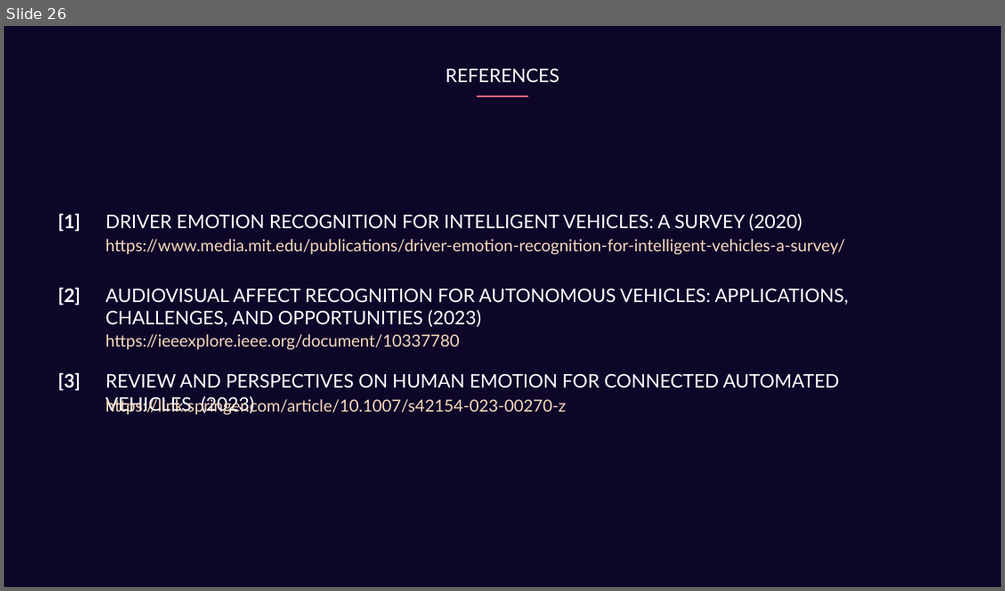
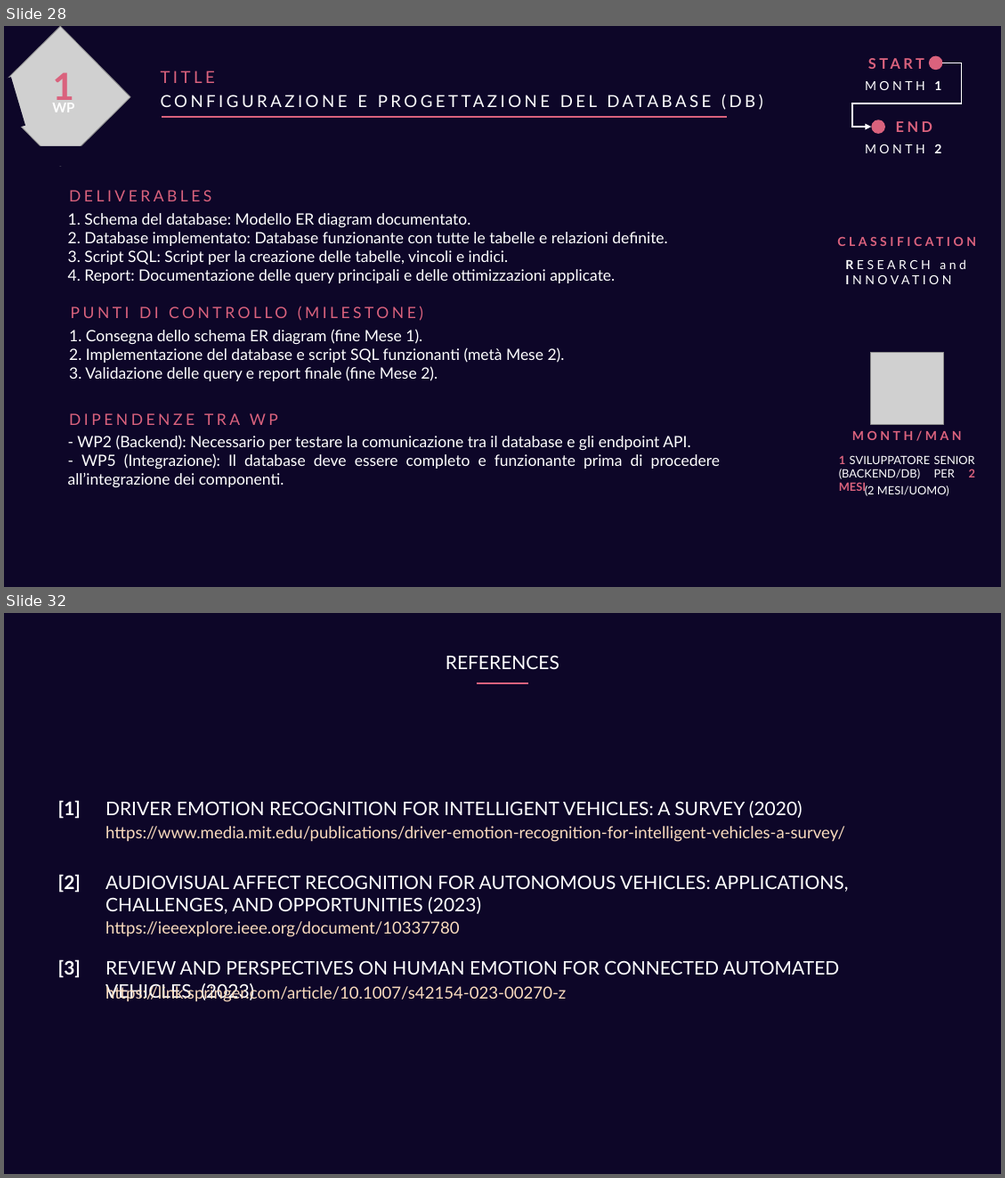
Before and after one commit to GiuseppeSoriano/MoodPilot, a slide deck: Idea/Idea_Presentation.pptx. Shown one above the other, each under a label of ours: slide 26 before the commit, slides 28 and 32 after it; the slides between them are not shown. The pictures are 1005x591 and 1005x1178 pixels, drawn with LibreOffice and Linux fonts; fonts in the diff are those of the drawing; grey boxes stand for pictures. Boxes give left, top, right and bottom in pixels: in the first picture for what was removed or moved away, otherwise in the second. Text is boxed around its words. In the diff, an @@ line names an element or a change of style, - is before the commit and + after.

```diff
--- a/Idea/Idea_Presentation.pptx
+++ b/Idea/Idea_Presentation.pptx
@@ slide 28 added at box(4, 26, 1001, 587), background #0D0628 @@
@@ text added at box(161, 70, 215, 83), 16 pt, text #DA627D @@
+TITLE
@@ group added at box(853, 52, 961, 153): 4 texts, 2 ellipses, 1 elbow arrow @@
+MONTH 1
+START
+MONTH 2
+END
@@ group added at box(4, 26, 131, 167): 2 rectangles, 2 texts, 1 picture @@
+1
+WP
@@ text added at box(142, 95, 348, 224), 16 pt, text #FFFFFF @@
+CONFIGURAZIONE E PROGETTAZIONE DEL DATABASE (DB)
@@ line added from (727, 118) to (162, 118), #DA627D 1.5 pt @@
@@ text added at box(69, 190, 211, 201), 15 pt, text #DA627D @@
+DELIVERABLES
@@ text added at box(68, 213, 667, 283), 15 pt, text #FFFFFF @@
+1. Schema del database: Modello ER diagram documentato.
+2. Database implementato: Database funzionante con tutte le tabelle e relazioni definite.
+3. Script SQL: Script per la creazione delle tabelle, vincoli e indici.
+4. Report: Documentazione delle query principali e delle ottimizzazioni applicate.
@@ text added at box(829, 231, 986, 253), 12 pt, text #DA627D, bold @@
+CLASSIFICATION
@@ text added at box(939, 259, 966, 269), 12 pt, text #FFFFFF @@
+RESEARCH and
+INNOVATION
@@ text added at box(71, 305, 423, 321), 15 pt, text #DA627D @@
+PUNTI DI CONTROLLO (MILESTONE)
@@ text added at box(69, 329, 565, 381), 15 pt, text #FFFFFF @@
+1. Consegna dello schema ER diagram (fine Mese 1).
+2. Implementazione del database e script SQL funzionanti (metà Mese 2).
+3. Validazione delle query e report finale (fine Mese 2).
@@ picture added at box(871, 352, 943, 425) @@
@@ text added at box(69, 413, 278, 425), 15 pt, text #DA627D @@
+DIPENDENZE TRA WP
@@ text added at box(68, 435, 720, 487), 15 pt, text #FFFFFF @@
+- WP2 (Backend): Necessario per testare la comunicazione tra il database e gli endpoint API.
+- WP5 (Integrazione): Il database deve essere completo e funzionante prima di procedere all’integrazione dei componenti.
@@ text added at box(852, 430, 962, 441), 12 pt, text #DA627D, bold @@
+MONTH/MAN
@@ text added at box(839, 455, 975, 493), 11 pt, text #FFFFFF @@
+1 SVILUPPATORE SENIOR (BACKEND/DB) PER 2 MESI
@@ text added at box(865, 485, 949, 496), 11 pt, text #FFFFFF @@
+(2 MESI/UOMO)
@@ what was slide 26 is now slide 32 @@
```
Also in this commit, not shown: 7 slides changed, 7 other slides added, 2 slides removed, 3 other files.
